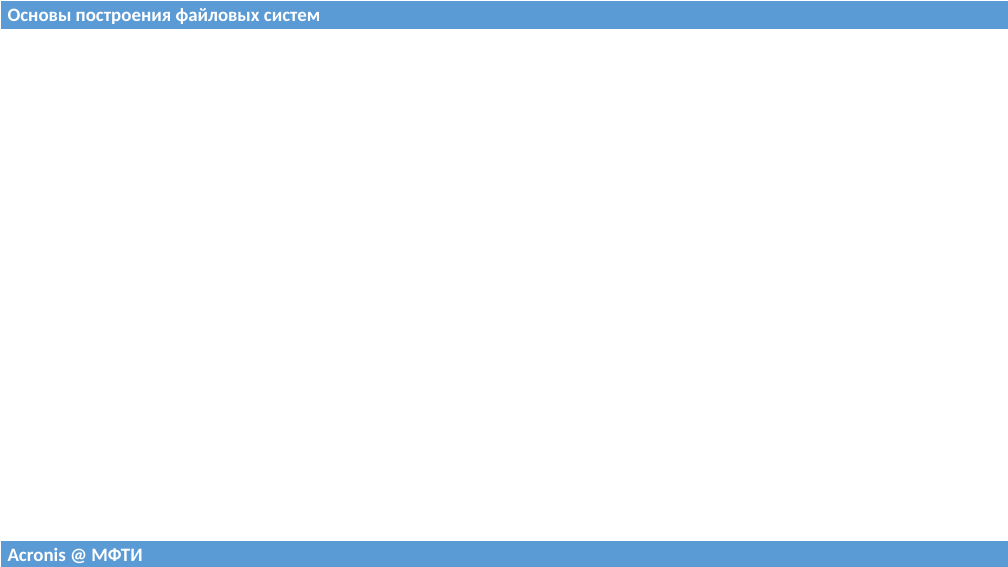
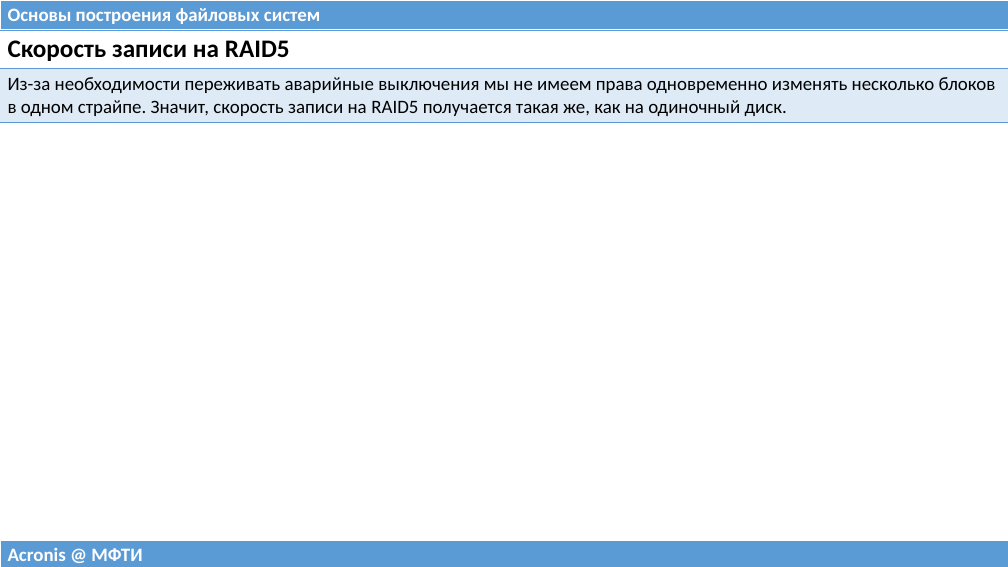
Before and after one commit to 75cc8545e7b021ed280ed0ef99fc7fc4/filesystems-101, a slide deck: slide 28 of talks/src/class07.pptx (slide 23 before the commit). Drawn at 1008x567 pixels with LibreOffice and Linux fonts; fonts in the diff are those of the drawing. Boxes give left, top, right and bottom in pixels: in the first picture for what was removed or moved away, otherwise in the second. Text is boxed around its words. In the diff, an @@ line names an element or a change of style, - is before the commit and + after.

Commit message:
Updated class07 (CRC, cryptographics hashes, RAID).

```diff
--- a/talks/src/class07.pptx
+++ b/talks/src/class07.pptx
@@ table added at bbox=[0, 30, 1008, 121], 2 rows, 1 columns @@
+Скорость записи на RAID5
+Из-за необходимости переживать аварийные выключения мы не имеем права одновременно изменять несколько блоков в одном страйпе. Значит, скорость записи на RAID5 получается такая же, как на одиночный диск.
```
Also in this commit, not shown: 9 other slides changed, 14 slides added, 8 slides removed, 1 other file.
